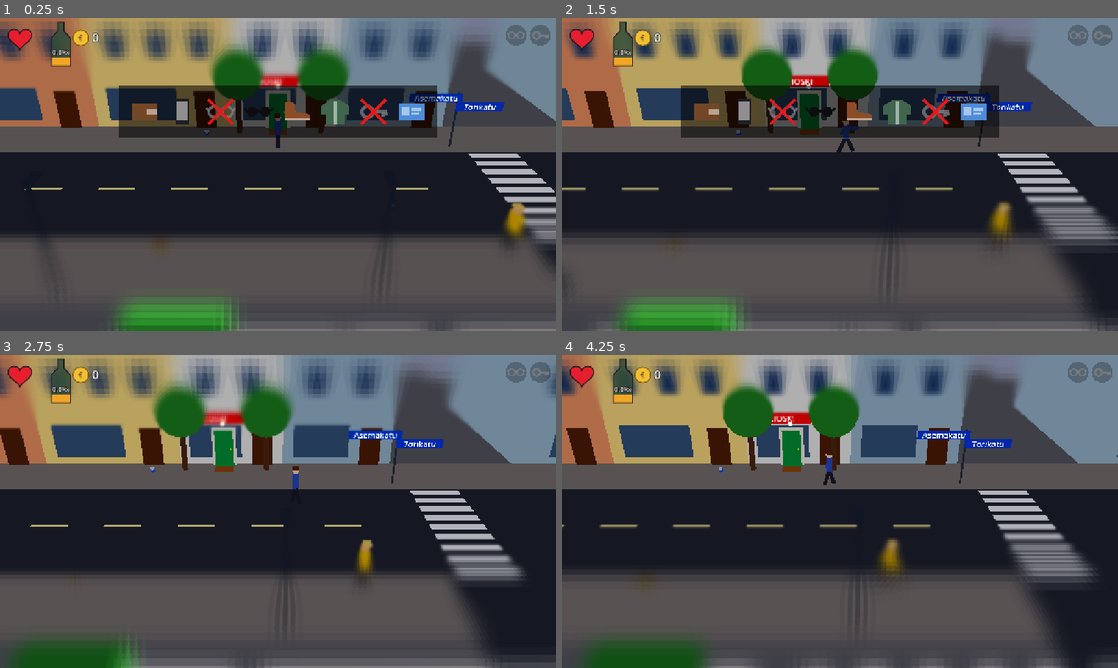
Above: before the commit, frames 1-4 (two rows, left to right).
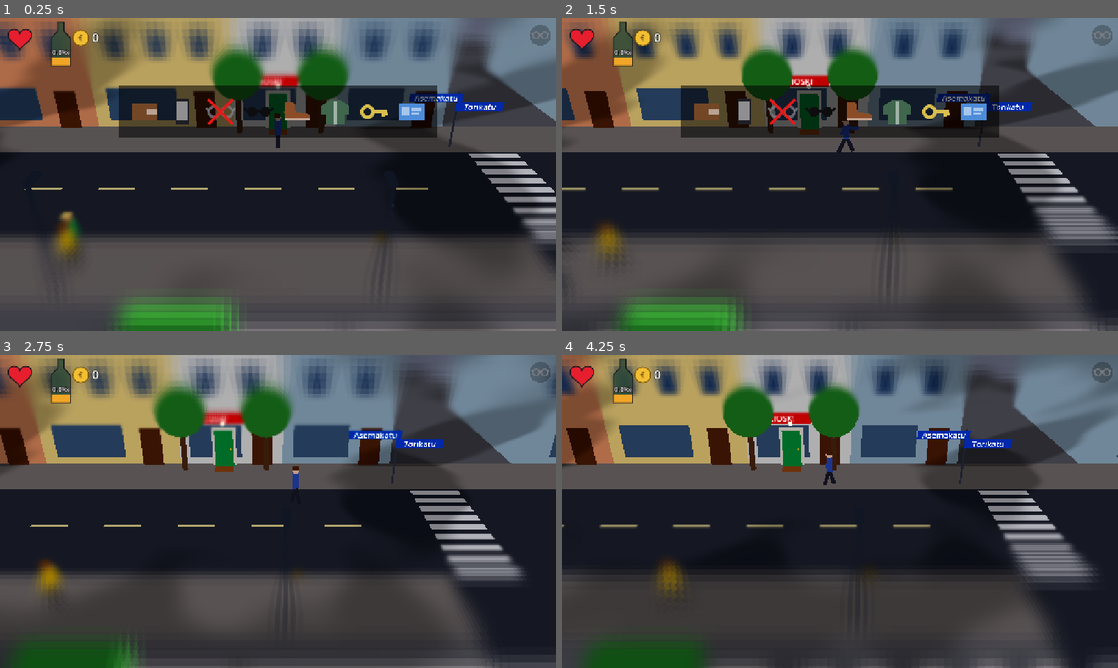
Above: after the commit, the same moments.

Repository: Ecculi/GoodMorningMoonshine
Game: Godot game, scene res://scenes/main.tscn
Same seed, same stepped clock (60 frames per second), same inputs: the game is played once before the commit and once after it.
Inputs:
- Up to frame 1 (0.25 s): no input
- Up to frame 2 (1.5 s): tap Enter at 0.5 s; hold Right (move_right) 0.53-1.28 s; hold Space (action) 0.53-1.28 s; hold Down (move_down) from 1.28 s (still down); tap Z at 1.35 s
- Up to frame 3 (2.75 s): release Down (move_down) at 2.03 s; hold Right (move_right) from 2.03 s (still down); tap Enter at 2.1 s
- Up to frame 4 (4.25 s): release Right (move_right) at 2.78 s; hold Up (move_up) 2.78-3.53 s; tap Space (action) at 2.85 s; hold Left (move_left) from 3.53 s (still down); tap Z at 3.6 s

The runs differ from the first frame. In frame 1, 8.1% of the frame differs, in the area x 0-100%, y 0-100%; in frame 2, 8.8%; in frame 3, 14%; in frame 4, 20%.

Commit message:
Daily weather (sunny/cloudy) and drifting cloud shadows on sunny days
Co-Authored-By: Claude Opus 5.5 <noreply@anthropic.com>
Claude-Session: https://claude.ai/code/session_014p1PebUFuQA4D9T8dUNWSx

Diff:
--- a/scripts/game_state.gd
+++ b/scripts/game_state.gd
@@ -52,6 +52,8 @@
 ## Where the character slept: "home", "stairs" or "street".
 var sleep_place := "home"
 var bonus := 0
+## Today's weather: "sunny" or "cloudy" (rain and snow come later).
+var weather := "sunny"
 var rng := RandomNumberGenerator.new()
 
 
@@ -150,6 +152,7 @@
 		home_seg = CityMap.random_segment(rng)
 	home_x = rng.randf_range(-11.0, 11.0)
 	lost.clear()
+	_roll_weather()
 	_lose_items()
 	_place_lost_items()
 	over = false
@@ -171,9 +174,15 @@
 			health = minf(100.0, health + 35.0)
 	clock_min = DAY_START_MIN
 	busy_time = 0.0
+	_roll_weather()
 	_lose_items()
 	_place_lost_items()
 	over = false
+
+
+## Every day has its own weather.
+func _roll_weather() -> void:
+	weather = "sunny" if rng.randf() < 0.6 else "cloudy"
 
 
 ## Every night new things get lost; earlier lost ones stay lost.
--- a/scripts/main.gd
+++ b/scripts/main.gd
@@ -13,6 +13,9 @@
 const BlockBuilder = preload("res://scripts/block_builder.gd")
 const LostItemNode = preload("res://scripts/lost_item_node.gd")
 const TILT_SHIFT = preload("res://shaders/tilt_shift.gdshader")
+const CLOUD_SHADOW = preload("res://shaders/cloud_shadow.gdshader")
+## Cloud drift in map coordinates (metres per second of active time).
+const WIND := Vector2(1.6, 0.7)
 
 const BLOCK_HALF := BlockBuilder.BLOCK_HALF
 const CROSS_HALF := BlockBuilder.CROSS_HALF
@@ -34,6 +37,10 @@
 var sun: DirectionalLight3D
 var env: Environment
 var tilt_mat: ShaderMaterial
+var sky_mat: ProceduralSkyMaterial
+var cloud_mat: ShaderMaterial
+var clouds: Node3D
+var _cloud_offset := Vector2.ZERO
 var level: Node3D
 var segment: Vector3i = CityMap.START
 var npcs: Array = []
@@ -50,6 +57,7 @@
 func _ready() -> void:
 	rng.randomize()
 	_build_environment()
+	_build_clouds()
 	_build_camera()
 	_build_post_process()
 
@@ -383,7 +391,7 @@
 	env = Environment.new()
 	env.background_mode = Environment.BG_SKY
 	var sky := Sky.new()
-	var sky_mat := ProceduralSkyMaterial.new()
+	sky_mat = ProceduralSkyMaterial.new()
 	sky_mat.sky_top_color = Color(0.2, 0.42, 0.8)
 	sky_mat.sky_horizon_color = Color(0.6, 0.72, 0.85)
 	sky_mat.ground_horizon_color = Color(0.6, 0.6, 0.6)
@@ -419,10 +427,59 @@
 	# Screen: forward (camera look) = -Z, right = +X.
 	var to_sun := Vector3(cos(elev) * sin(rel), sin(elev), -cos(elev) * cos(rel))
 	sun.basis = Basis.looking_at(-to_sun, Vector3.UP)
-	sun.light_energy = 1.0 * smoothstep(0.0, 0.25, day_light)
+	var cloudy := GameState.weather == "cloudy"
+	# Overcast: soft light, no sharp shadows.
+	sun.shadow_enabled = not cloudy
+	sun.light_energy = (0.25 if cloudy else 1.0) * smoothstep(0.0, 0.25, day_light)
 	sun.light_color = Color(1.0, 0.85, 0.7).lerp(Color(1, 0.98, 0.94), smoothstep(0.0, 0.5, day_light))
-	env.ambient_light_energy = 0.35 + 0.55 * smoothstep(0.0, 0.4, day_light)
+	env.ambient_light_energy = (0.35 + 0.55 * smoothstep(0.0, 0.4, day_light)) * (1.45 if cloudy else 1.0)
+	sky_mat.sky_top_color = Color(0.55, 0.58, 0.62) if cloudy else Color(0.2, 0.42, 0.8)
+	sky_mat.sky_horizon_color = Color(0.72, 0.74, 0.76) if cloudy else Color(0.6, 0.72, 0.85)
+	# Cloud shadows only on sunny days; they drift while time moves.
+	clouds.visible = not cloudy and day_light > 0.15
+	if clouds.visible:
+		var a := deg_to_rad(CityMap.VIEW_AZIMUTH[segment.x])
+		# Map wind (east, north) to screen axes (right = +x, forward = -z).
+		var right := Vector2(cos(a), -sin(a))
+		var fwd := Vector2(sin(a), cos(a))
+		var w := Vector2(WIND.dot(right), -WIND.dot(fwd))
+		_cloud_offset -= w * GameState.world_dt
+		cloud_mat.set_shader_parameter("offset", _cloud_offset)
+		cloud_mat.set_shader_parameter("to_sun", to_sun)
 	env.background_energy_multiplier = 0.15 + 0.85 * smoothstep(0.0, 0.4, day_light)
+
+
+func _build_clouds() -> void:
+	var noise := FastNoiseLite.new()
+	noise.seed = rng.randi()
+	noise.frequency = 0.012
+	noise.fractal_octaves = 3
+	var tex := NoiseTexture2D.new()
+	tex.width = 256
+	tex.height = 256
+	tex.seamless = true
+	tex.noise = noise
+	cloud_mat = ShaderMaterial.new()
+	cloud_mat.shader = CLOUD_SHADOW
+	cloud_mat.set_shader_parameter("noise_tex", tex)
+	clouds = Node3D.new()
+	add_child(clouds)
+	# Over the street and sidewalks...
+	var ground := MeshInstance3D.new()
+	var pm := PlaneMesh.new()
+	pm.size = Vector2(120, 80)
+	ground.mesh = pm
+	ground.material_override = cloud_mat
+	ground.position = Vector3(0, 0.14, -14)
+	clouds.add_child(ground)
+	# ...and in front of the facades.
+	var wall := MeshInstance3D.new()
+	var wm := QuadMesh.new()
+	wm.size = Vector2(120, 22)
+	wall.mesh = wm
+	wall.material_override = cloud_mat
+	wall.position = Vector3(0, 11, -7.7)
+	clouds.add_child(wall)
 
 
 func _build_camera() -> void:
--- /dev/null
+++ b/shaders/cloud_shadow.gdshader
@@ -0,0 +1,27 @@
+shader_type spatial;
+// Moving cloud shadows on sunny days. Drawn on thin planes over the street
+// and the facades; darkens what is behind it (multiply). Each point is
+// projected along the sun direction onto a cloud layer, so the shadows line
+// up with the sun like real ones.
+render_mode unshaded, blend_mul, depth_draw_never, cull_disabled, shadows_disabled;
+
+uniform sampler2D noise_tex : repeat_enable, filter_linear;
+uniform vec3 to_sun = vec3(0.0, 1.0, 0.0);
+uniform vec2 offset = vec2(0.0);
+uniform float strength = 0.4;
+uniform float scale = 0.018;
+uniform float coverage = 0.55;
+
+varying vec3 world_pos;
+
+void vertex() {
+	world_pos = (MODEL_MATRIX * vec4(VERTEX, 1.0)).xyz;
+}
+
+void fragment() {
+	vec3 s = normalize(to_sun);
+	vec2 ground = world_pos.xz - s.xz * (world_pos.y / max(s.y, 0.1));
+	float n = texture(noise_tex, (ground + offset) * scale).r;
+	float cloud = smoothstep(coverage, coverage + 0.12, n);
+	ALBEDO = vec3(1.0 - strength * cloud);
+}
Not shown, changed: DESIGN.md
